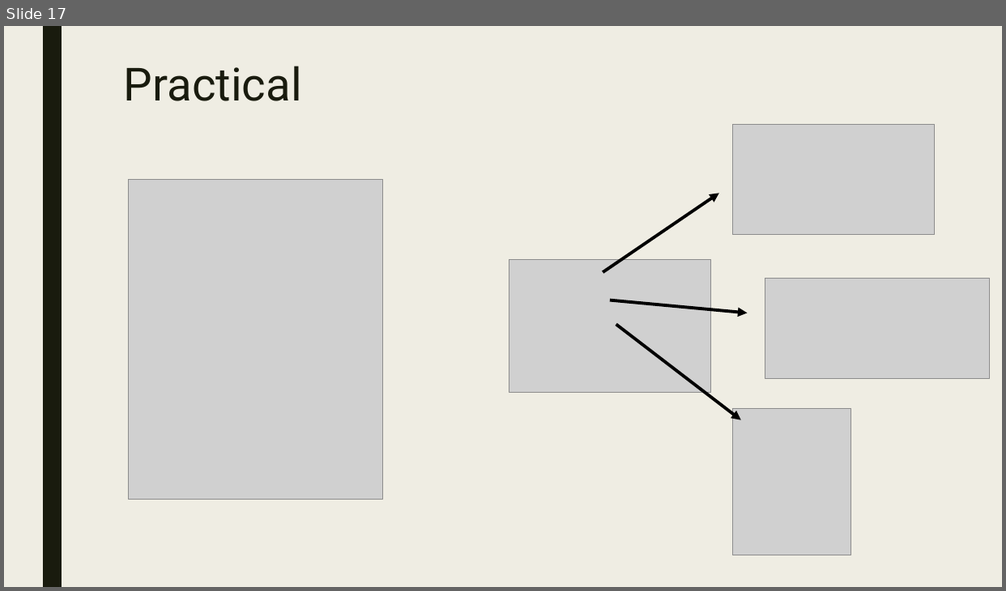
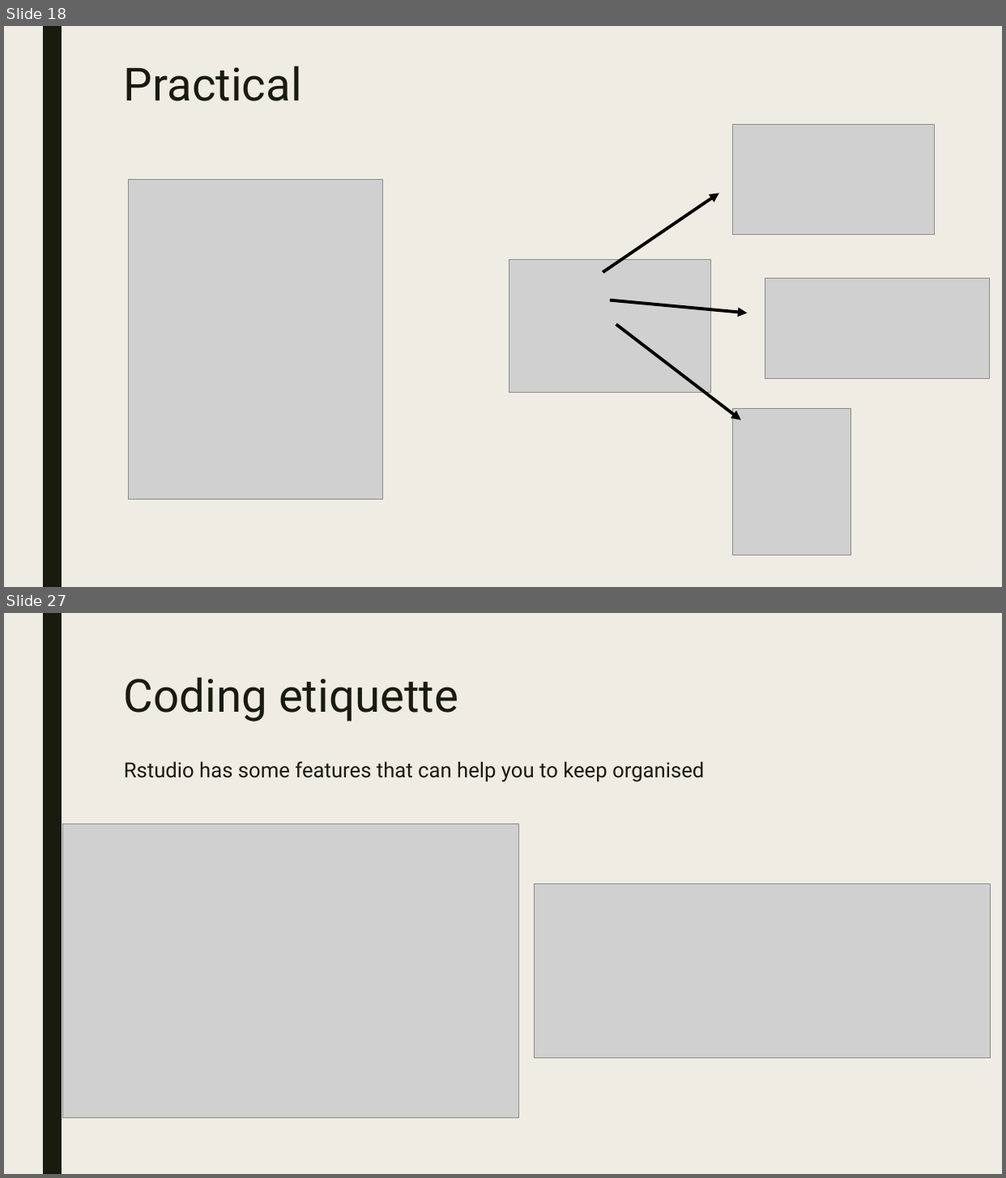
Before and after one commit to AugustT/reproducibility_masterclass, a slide deck: A Masterclass in Reproducibility.odp. Shown one above the other, each under a label of ours: slide 17 before the commit, slides 18 and 27 after it; the slides between them are not shown. The pictures are 1006x591 and 1006x1178 pixels, drawn with LibreOffice and Linux fonts; fonts in the diff are those of the drawing; grey boxes stand for pictures. Boxes give left, top, right and bottom in pixels: in the first picture for what was removed or moved away, otherwise in the second. Text is boxed around its words. In the diff, an @@ line names an element or a change of style, - is before the commit and + after.

Commit message:
Update presentation Add coding etiquette practical

```diff
--- a/A Masterclass in Reproducibility.odp
+++ b/A Masterclass in Reproducibility.odp
@@ slide 27 added at [4,613,1002,1174], background #EFEDE3; not listed: 1 template element that a slide beside it also shows @@
@@ title added at [124,677,458,722], 44 pt, text #191B0E @@
+Coding etiquette
@@ text added at [124,761,704,782], 20 pt, text #191B0E @@
+Rstudio has some features that can help you to keep organised
@@ picture added at [63,824,519,1118] @@
@@ picture added at [534,884,990,1058] @@
@@ what was slide 17 is now slide 18 @@
```
Also in this commit, not shown: 1 slide changed, 10 other slides added, 4 other files.
